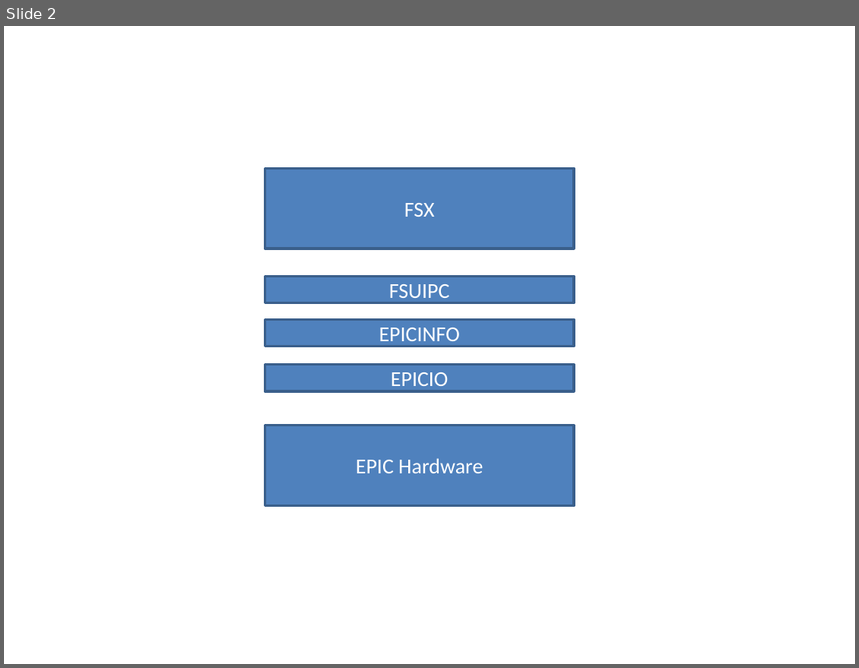
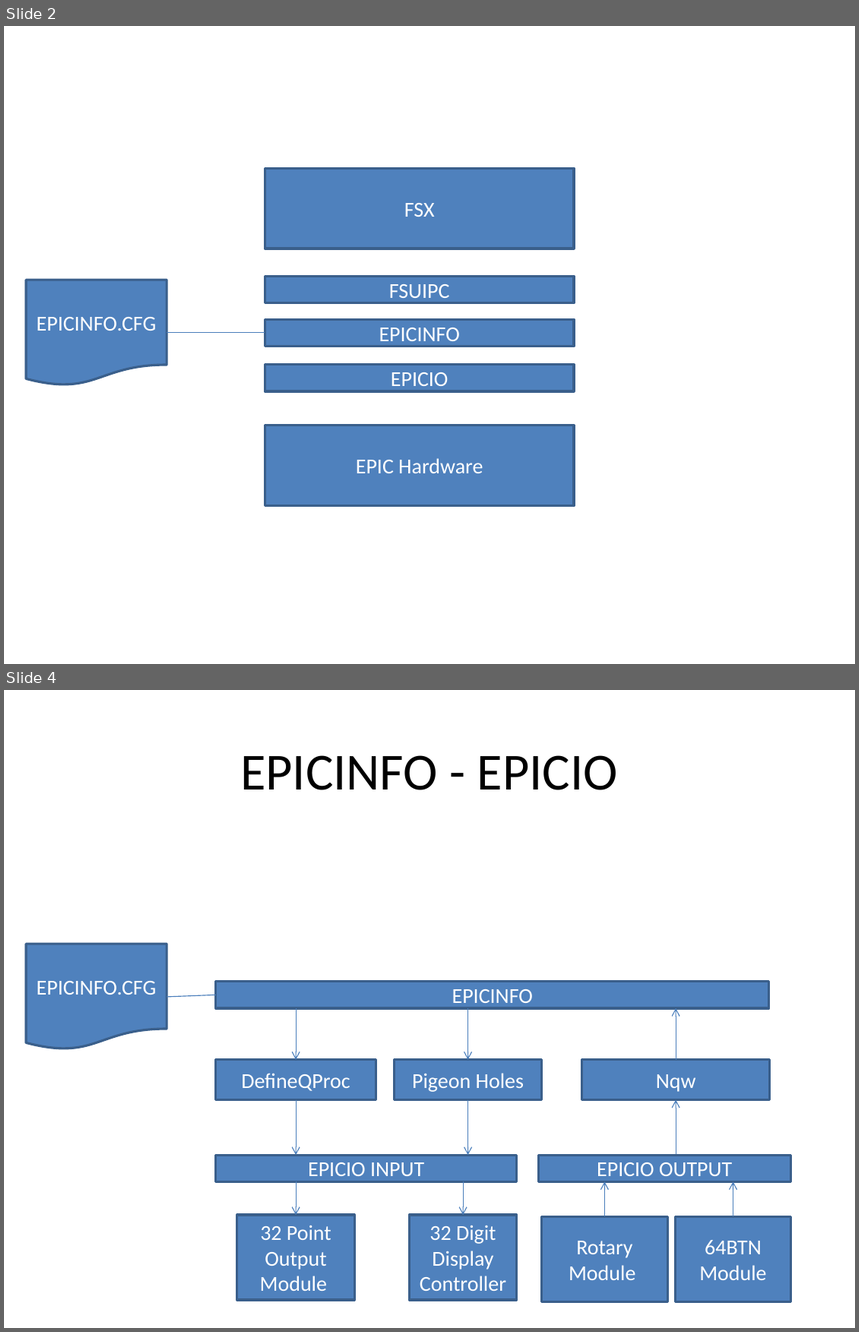
Before and after one commit to kockie69/747-400, a slide deck: 747-400 EPIC.pptx. Shown one above the other, each under a label of ours: slide 2 before the commit, slides 2 and 4 after it; the slides between them are not shown. The pictures are 859x668 and 859x1332 pixels, drawn with LibreOffice and Linux fonts; fonts in the diff are those of the drawing. Boxes give left, top, right and bottom in pixels: in the first picture for what was removed or moved away, otherwise in the second. Text is boxed around its words. In the diff, an @@ line names an element or a change of style, - is before the commit and + after.

```diff
--- a/747-400 EPIC.pptx
+++ b/747-400 EPIC.pptx
@@ slide 4 added at [4,690,855,1328], background #FFFFFF @@
@@ title added at [240,755,618,790], 44 pt, text #000000 @@
+EPICINFO - EPICIO
@@ flow chart document added at [26,944,167,1050], fill #4F81BD, outline #3A5F8C 2 pt, 18 pt, text #FFFFFF @@
+EPICINFO.CFG
@@ rectangle added at [216,982,769,1008], fill #4F81BD, outline #3A5F8C 2 pt, 18 pt, text #FFFFFF @@
+EPICINFO
@@ line added from (167, 997) to (216, 995), #4B7EBC 0.75 pt @@
@@ arrow added from (296, 1008) to (296, 1060), #4B7EBC 0.75 pt @@
@@ arrow added from (468, 1008) to (468, 1060), #4B7EBC 0.75 pt @@
@@ arrow added from (676, 1060) to (676, 1008), #4B7EBC 0.75 pt @@
@@ rectangle added at [216,1060,376,1100], fill #4F81BD, outline #3A5F8C 2 pt, 18 pt, text #FFFFFF @@
+DefineQProc
@@ rectangle added at [395,1060,542,1100], fill #4F81BD, outline #3A5F8C 2 pt, 18 pt, text #FFFFFF @@
+Pigeon Holes
@@ rectangle added at [582,1060,769,1100], fill #4F81BD, outline #3A5F8C 2 pt, 18 pt, text #FFFFFF @@
+Nqw
@@ arrow added from (296, 1100) to (296, 1156), #4B7EBC 0.75 pt @@
@@ arrow added from (468, 1100) to (468, 1156), #4B7EBC 0.75 pt @@
@@ arrow added from (676, 1156) to (676, 1100), #4B7EBC 0.75 pt @@
@@ rectangle added at [216,1156,516,1182], fill #4F81BD, outline #3A5F8C 2 pt, 18 pt, text #FFFFFF @@
+EPICIO INPUT
@@ rectangle added at [538,1156,791,1182], fill #4F81BD, outline #3A5F8C 2 pt, 18 pt, text #FFFFFF @@
+EPICIO OUTPUT
@@ arrow added from (296, 1182) to (296, 1215), #4B7EBC 0.75 pt @@
@@ arrow added from (463, 1182) to (463, 1215), #4B7EBC 0.75 pt @@
@@ arrow added from (605, 1217) to (605, 1182), #4B7EBC 0.75 pt @@
@@ arrow added from (734, 1217) to (734, 1182), #4B7EBC 0.75 pt @@
@@ rectangle added at [237,1215,354,1300], fill #4F81BD, outline #3A5F8C 2 pt, 18 pt, text #FFFFFF @@
+32 Point Output Module
@@ rectangle added at [409,1215,516,1300], fill #4F81BD, outline #3A5F8C 2 pt, 18 pt, text #FFFFFF @@
+32 Digit Display Controller
@@ rectangle added at [542,1217,668,1302], fill #4F81BD, outline #3A5F8C 2 pt, 18 pt, text #FFFFFF @@
+Rotary Module
@@ rectangle added at [676,1217,791,1302], fill #4F81BD, outline #3A5F8C 2 pt, 18 pt, text #FFFFFF @@
+64BTN Module
@@ slide 2 changed as well @@
@@ flow chart document added at [26,280,167,386], fill #4F81BD, outline #3A5F8C 2 pt, 18 pt, text #FFFFFF @@
+EPICINFO.CFG
@@ line added from (167, 333) to (265, 333), #4B7EBC 0.75 pt @@
```
Also in this commit, not shown: 1 other slide changed, 3 other slides added, 2 other files.
